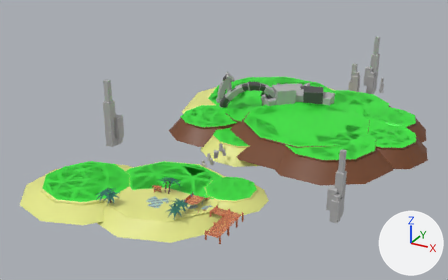
The glTF model addons/Cubiix_Assets/Mods/TTSAsset/Assets/Mesh/Maps/HexstariaV2.gltf as it was, and as the next commit left it.
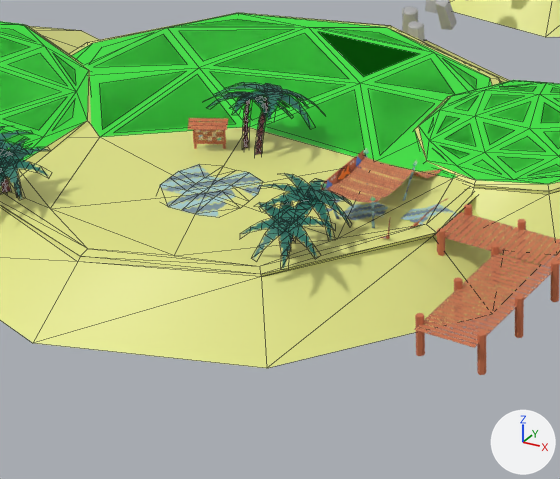
The first picture shows the older version from a 50 mm camera at (444.0, -639.0, 418.0) aimed at (-28.0, 221.0, -11.0). The close-ups show both versions on the part from 24% to 53% of the width and 57% to 96% of the height of that picture. Arrows for +X, +Y and +Z are at lower right; the lights stay in place. The close-ups show mesh edges as thin lines. Where no turn or scale is listed for an object, it has been applied to the vertices.

Objects in the first close-up: 'Big_Sand', 'Board', 'Center', 'Grass_Layer', 'Icosphere.001', 'Icosphere.002', 'Palm_Trees', 'Plane', 'StonePath'.
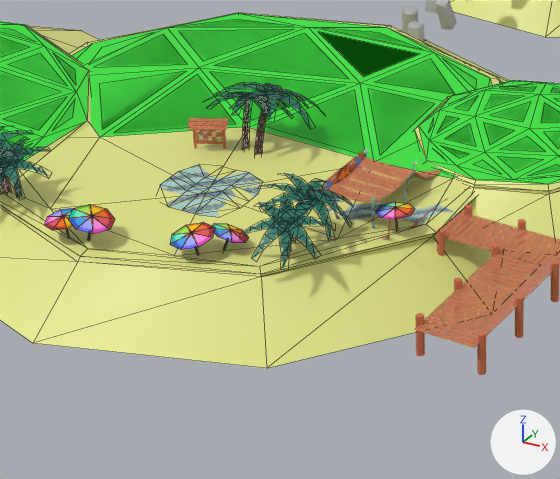
Where the change shows, as pixel boxes [x1, y1, x2, y2] in the close-ups (560 x 479 px):
'Umbrella', added: after [68, 204, 115, 240]
'Umbrella.003', added: after [170, 222, 215, 254]
'Umbrella.002', added: after [376, 202, 415, 231]
'Umbrella.004', added: after [213, 223, 249, 250]
'Umbrella.001', added: after [44, 208, 73, 237]

The change in detail:
Mesh me_plane_009 is new.
It has 17 vertices, 12 faces and spans x -4.19..7.61, y -4.1..7.64, z -0.1..8.67.
It uses material mat_material.
Mesh me_plane_008 is new.
It has 17 vertices, 12 faces and spans x -8.26..5.91, y -8.32..5.87, z -0.07..9.63.
It uses material mat_material.
Mesh me_plane_007 is new.
It has 17 vertices, 12 faces and spans x -6.42..5.38, y -5.74..6.09, z -0.02..8.27.
It uses material mat_material.
Mesh me_plane_006 is new.
It has 17 vertices, 12 faces and spans x -6.79..5.31, y -6.9..5.19, z -0.04..8.2.
It uses material mat_material.
Mesh me_plane_005 is new.
It has 17 vertices, 12 faces and spans x -5.16..8.83, y -7.34..7.02, z -0.06..9.63.
It uses material mat_material.
Object 'Umbrella.004' (ob_umbrella_004) is new; it shows me_plane_009.
Its location is (28.7, -56.8, -2.7).
Object 'Umbrella.003' (ob_umbrella_003) is new; it shows me_plane_008.
Its location is (23.8, -62.2, -3.1).
Object 'Umbrella.002' (ob_umbrella_002) is new; it shows me_plane_007.
Its location is (69.8, -22.9, -0.9).
Object 'Umbrella.001' (ob_umbrella_001) is new; it shows me_plane_006.
Its location is (-16.6, -72.9, -2.0).
Object 'Umbrella' (ob_umbrella) is new; it shows me_plane_005.
Its location is (-10.0, -71.8, -1.4).
